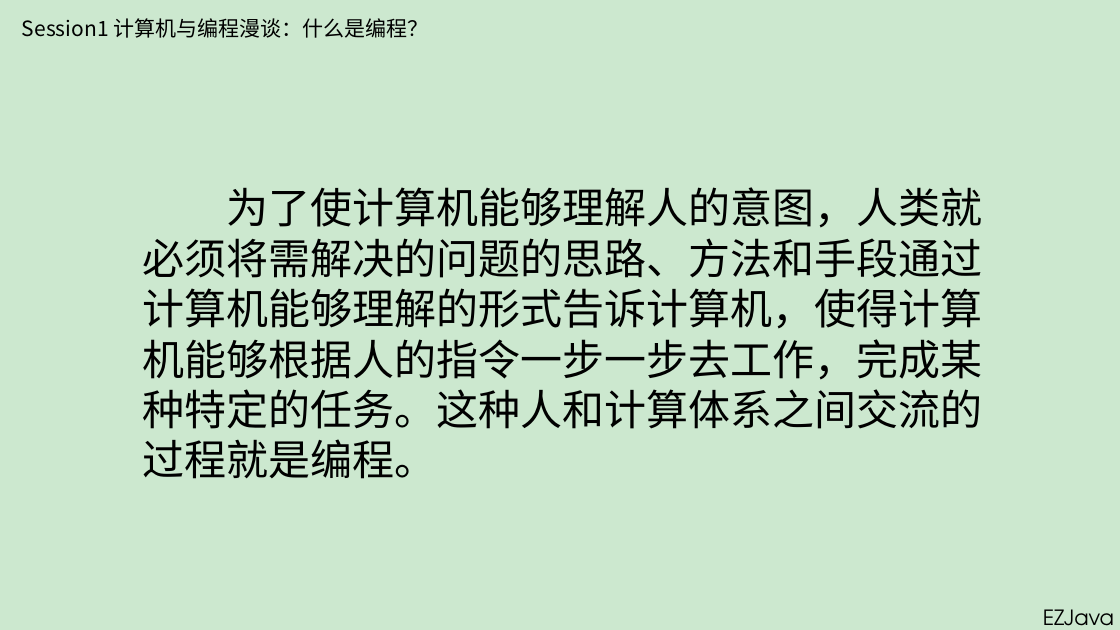
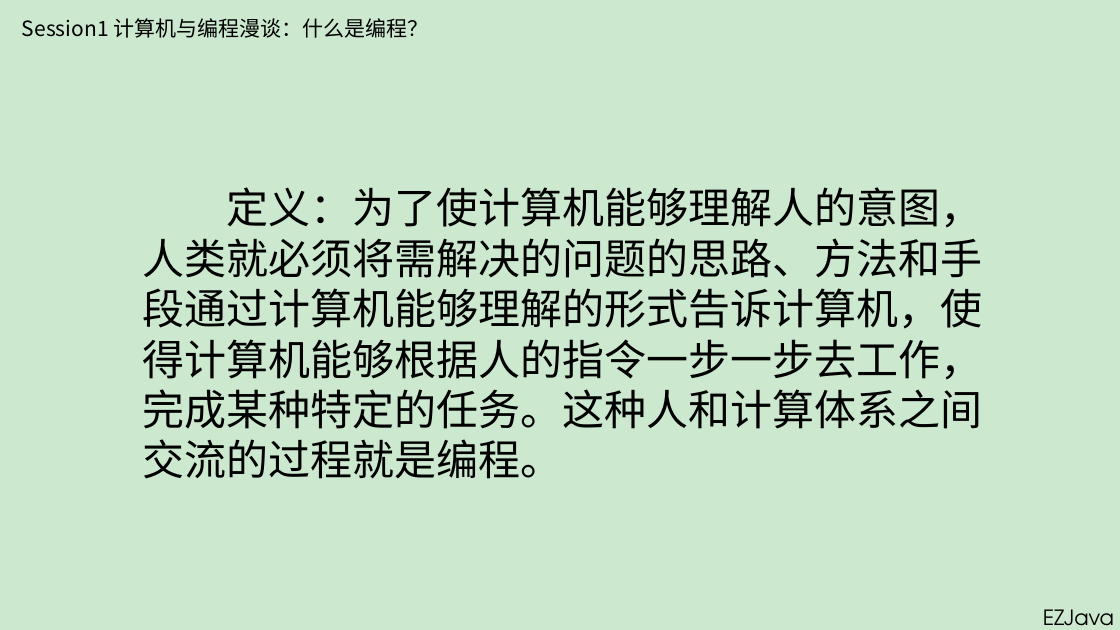
Before and after one commit to JianWenEZCode/EZJava, a slide deck: slide 9 of ppt/EZJava-Session1-计算机与编程漫谈.pptx. Drawn at 1120x630 pixels with LibreOffice and Linux fonts; fonts in the diff are those of the drawing. Boxes give left, top, right and bottom in pixels: in the first picture for what was removed or moved away, otherwise in the second. Text is boxed around its words. In the diff, an @@ line names an element or a change of style, - is before the commit and + after.

```diff
--- a/ppt/EZJava-Session1-计算机与编程漫谈.pptx
+++ b/ppt/EZJava-Session1-计算机与编程漫谈.pptx
@@ text at <box>143,187,983,479</box>: text changed @@
-为了使计算机能够理解人的意图，人类就必须将需解决的问题的思路、方法和手段通过计算机能够理解的形式告诉计算机，使得计算机能够根据人的指令一步一步去工作，完成某种特定的任务。这种人和计算体系之间交流的过程就是编程。
+定义：为了使计算机能够理解人的意图，人类就必须将需解决的问题的思路、方法和手段通过计算机能够理解的形式告诉计算机，使得计算机能够根据人的指令一步一步去工作，完成某种特定的任务。这种人和计算体系之间交流的过程就是编程。
```
Also in this commit, not shown: 2 other slides changed.
